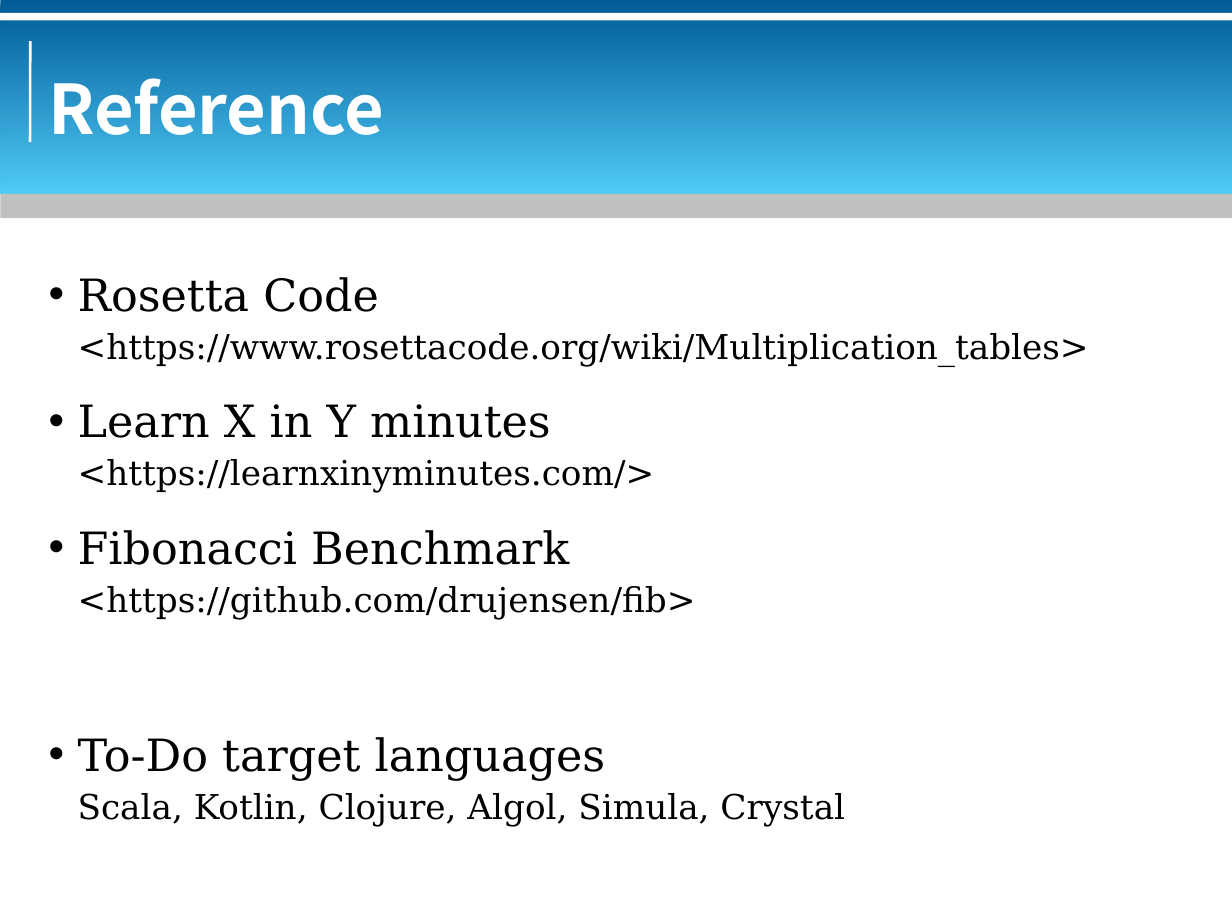
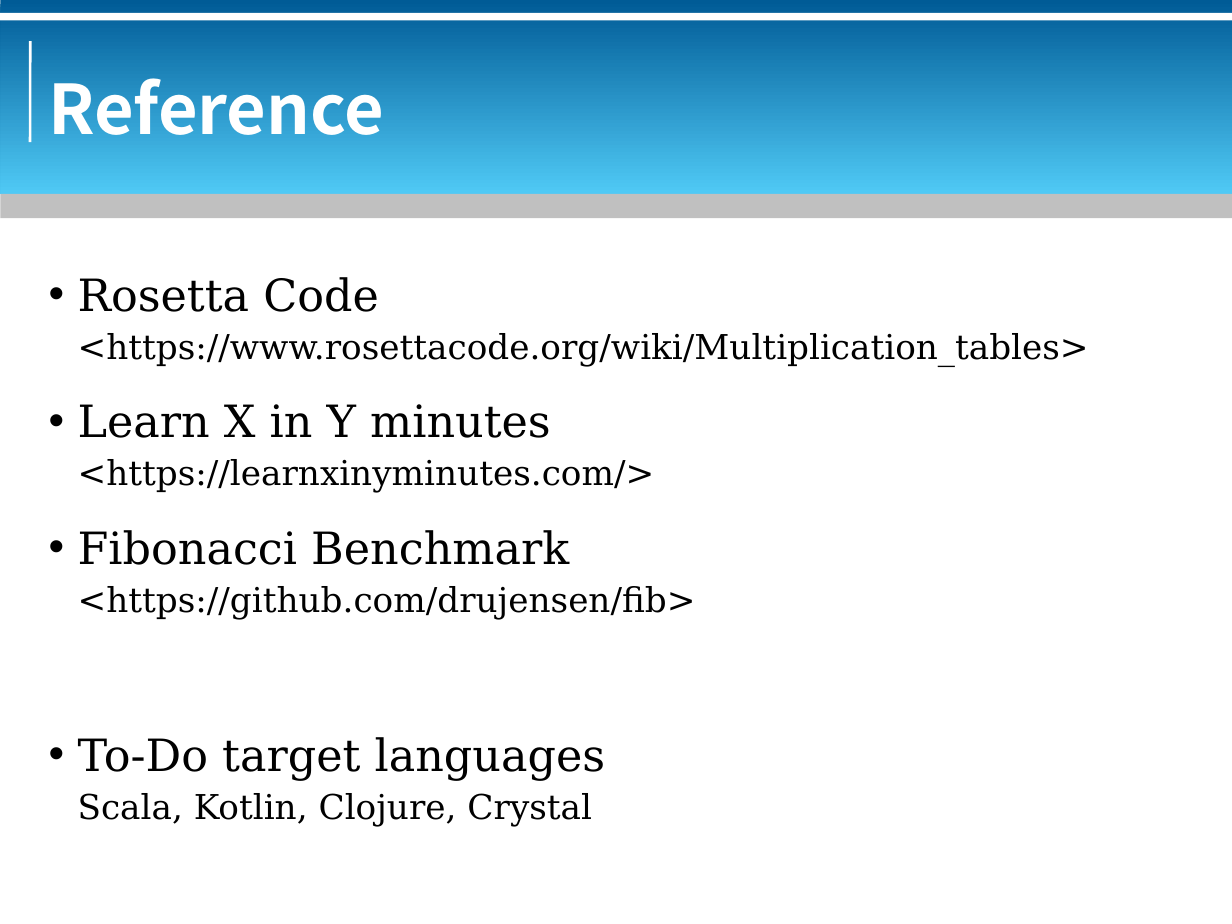
Before and after one commit to bluebat/.presentations, a slide deck: slide 31 of multiplication-table.odp (slide 28 before the commit). Drawn at 1232x924 pixels with LibreOffice and Linux fonts; fonts in the diff are those of the drawing; background and template pictures are left out. Boxes give left, top, right and bottom in pixels: in the first picture for what was removed or moved away, otherwise in the second. Text is boxed around its words. In the diff, an @@ line names an element or a change of style, - is before the commit and + after.

```diff
--- a/multiplication-table.odp
+++ b/multiplication-table.odp
@@ text at (78,793,592,826): text changed @@
-Scala, Kotlin, Clojure, Algol, Simula, Crystal
+Scala, Kotlin, Clojure, Crystal
```
Also in this commit, not shown: 9 other slides changed, 3 slides added.
